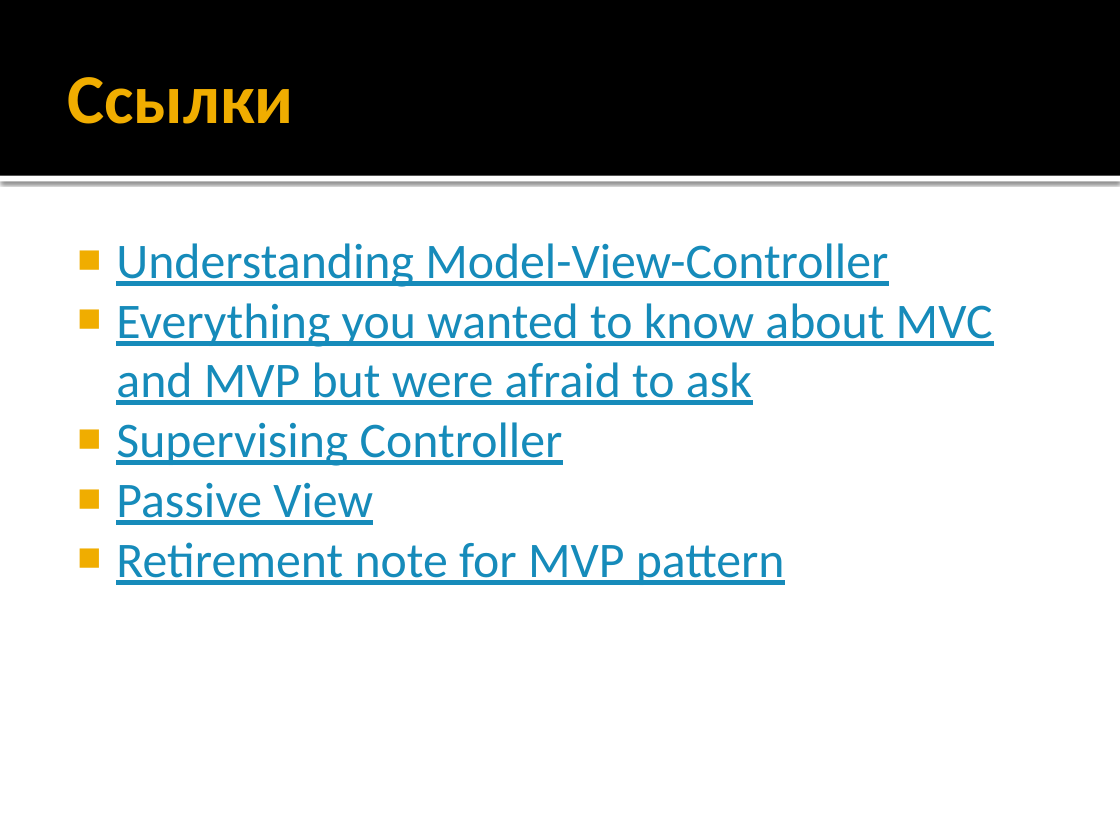
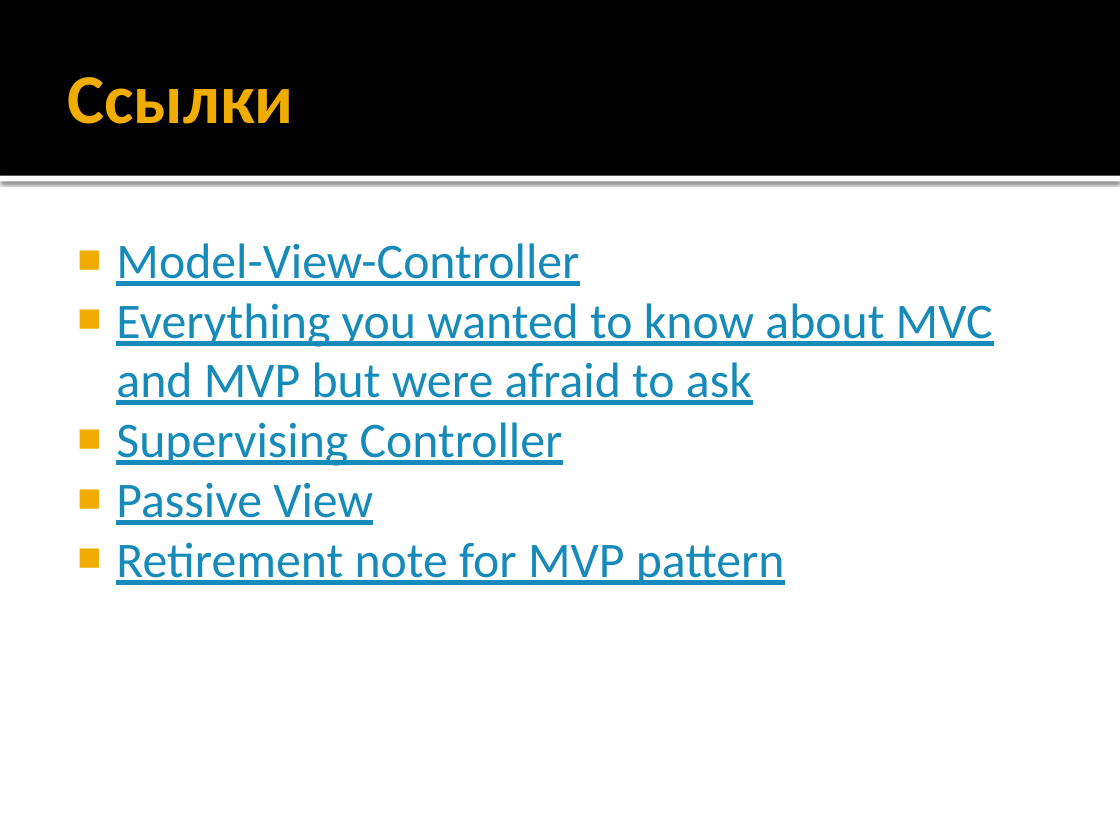
Before and after one commit to iv-sergius/ood, a slide deck: slide 35 of lectures/16.mvxx/mvxx.pptx (slide 19 before the commit). Drawn at 1120x840 pixels with LibreOffice and Linux fonts; fonts in the diff are those of the drawing. Boxes give left, top, right and bottom in pixels: in the first picture for what was removed or moved away, otherwise in the second. Text is boxed around its words. In the diff, an @@ line names an element or a change of style, - is before the commit and + after.

```diff
--- a/lectures/16.mvxx/mvxx.pptx
+++ b/lectures/16.mvxx/mvxx.pptx
@@ text at box(116, 243, 579, 286): text changed @@
-■ Understanding Model-View-Controller
+■ Model-View-Controller
```
Also in this commit, not shown: 17 slides added, 1 slide removed, 1 other file.
